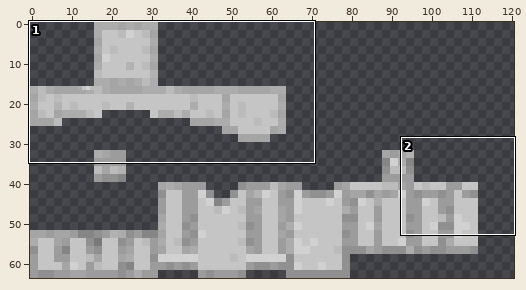
Sprite sheet -- assets/minecraft/optifine/cit/jerseys/base.png. Above, an overview of the earlier version with the close-up marked.
Close-up. Before the commit:
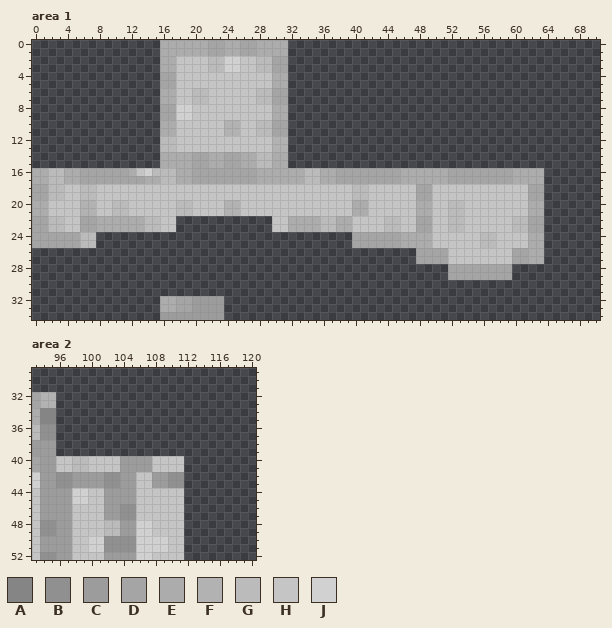
The file is 128x64 pixels. Pixels under 10% opacity are left out. Colours within 5 levels of each other are drawn and written as one. Shown: area 1: x 0..70, y 0..34; area 2: x 93..120, y 29..52. The wide view leaves out empty margins.
Palette (. is transparent): A #858585  B #909090  C #9c9c9c  D #a5a5a5  E #acacac  F #b2b2b2  G #bbbbbb  H #c5c5c5  J #d1d1d1
Pixels before, area 1 (only the part around the change), first column x 0:
 0 ................EEEEEEDDEEDDEEEE.......................................
 1 ................EEEEEEDDEEDDEEEE.......................................
 2 ................EEHHHHGGJJHHGGDD.......................................
 3 ................EEHHHHGGJJHHGGDD.......................................
 4 ................DDHHHHHHHHHHHHEE.......................................
 5 ................DDHHHHHHHHHHHHEE.......................................
 6 ................EEHHGGHHHHHHGGDD.......................................
 7 ................EEHHGGHHHHHHGGDD.......................................
 8 ................DDJJHHHHHHHHHHEE.......................................
 9 ................DDJJHHHHHHHHHHEE.......................................
10 ................EEHHHHHHFFHHGGDD.......................................
11 ................EEHHHHHHFFHHGGDD.......................................
12 ................GGHHHHHHHHHHHHFF.......................................
13 ................GGHHHHHHHHHHHHFF.......................................
14 ................EEEEDDEEDDEEGGEE.......................................
15 ................EEEEDDEEDDEEGGEE.......................................
16 EEGGEEDDDDDDEHJGGGEEDDDDDDDDEEEEEEGGEEDDDDDDDDEEEEEEDDDDDDDDEEEE.......
17 EEGGEEDDDDDDDDEEGGEEDDDDDDDDEEEEEEGGEEDDDDDDDDEEEEEEDDDDDDDDEEEE.......
18 DDGGHHGGHHHHHHHHHHHHHHHHHHHHHHHHHHHHHHHHGGHHHHHHDDHHHHHHHHHHHHDD.......
19 DDGGHHGGHHHHHHHHHHHHHHHHHHHHHHHHHHHHHHHHGGHHHHHHDDHHHHHHHHHHHHDD.......
20 EEHHHHFFHHGGHHHHHHGGHHHHFFHHHHHHHHHHHHHHEEHHHHHHEEHHGGHHHHHHHHEE.......
21 EEHHHHFFHHGGHHHHHHGGHHHHFFHHHHHHHHHHHHHHEEHHHHHHEEHHGGHHHHHHHHEE.......
22 DDGGHHDDEEEEEEGGHH............HHEEEEGGEEHHHHGGHHDDHHGGHHHHHHGGDD.......
23 DDGGHHDDEEEEEEGGHH............HHEEEEGGEEHHHHGGHHDDHHGGHHHHHHGGDD.......
24 DDDDDDGG................................DDDDDDEEEEHHHHHHGGHHHHEE.......
25 DDDDDDGG................................DDDDDDEEEEHHHHHHGGHHHHEE.......
26 ................................................DDDDHHHHHHHHDDEE.......
27 ................................................DDDDHHHHHHHHDDEE.......
28 ....................................................DDDDDDDD...........
29 ....................................................DDDDDDDD...........
30 .......................................................................
31 .......................................................................
32 ................EEDDCCCC...............................................
33 ................EEDDCCCC...............................................
Pixels before, area 2, first column x 93:
32 DFF................
33 DFF................
34 EAA................
35 EAA................
36 GBB................
37 GBB................
38 CCC................
39 CCC................
40 DCCHHGGHHHHCCCCHHHH
41 DCCHHGGHHHHCCCCHHHH
42 JCCBBCCCCBBCCHHCCBB
43 JCCBBCCCCBBCCHHCCBB
44 HCCCCJJHHCCCCHHHHHH
45 HCCCCJJHHCCCCHHHHHH
46 HCCCCHHHHCCBBHHHHHH
47 HCCCCHHHHCCBBHHHHHH
48 HBBCCHHHHGGCCJJHHHH
49 HBBCCHHHHGGCCJJHHHH
50 HCCCCHHJJBBBBJJJJHH
51 HCCCCHHJJBBBBJJJJHH
52 HBBCCHHHHCCCCJJHHHH
Now the later version:
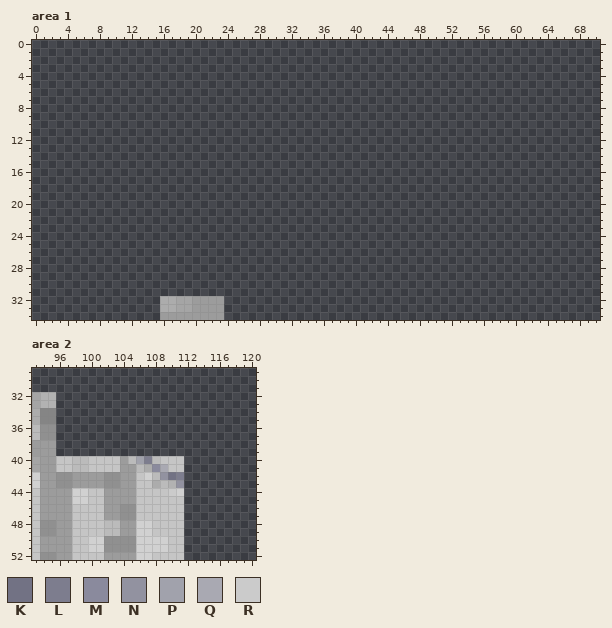
Colours new in this view: K #727284  L #7d7d8e  M #8a8a9d  N #9292a0  P #a1a2ac  Q #a9a9b2  R #cbcbcb
What changed:
Area 1:
y 0..1: x 16..31 EEEEEEDDEEDDEEEE -> ................
y 2..3: x 16..31 EEHHHHGGJJHHGGDD -> ................
y 4..5: x 16..31 DDHHHHHHHHHHHHEE -> ................
y 6..7: x 16..31 EEHHGGHHHHHHGGDD -> ................
y 8..9: x 16..31 DDJJHHHHHHHHHHEE -> ................
y 10..11: x 16..31 EEHHHHHHFFHHGGDD -> ................
y 12..13: x 16..31 GGHHHHHHHHHHHHFF -> ................
y 14..15: x 16..31 EEEEDDEEDDEEGGEE -> ................
y 16: x 0..63 EEGGEEDDDDDDEHJGGGEEDDDDDDDDEEEEEEGGEEDDDDDDDDEEEEEEDDDDDDDDEEEE -> ................................................................
y 17: x 0..63 EEGGEEDDDDDDDDEEGGEEDDDDDDDDEEEEEEGGEEDDDDDDDDEEEEEEDDDDDDDDEEEE -> ................................................................
y 18..19: x 0..63 DDGGHHGGHHHHHHHHHHHHHHHHHHHHHHHHHHHHHHHHGGHHHHHHDDHHHHHHHHHHHHDD -> ................................................................
y 20..21: x 0..63 EEHHHHFFHHGGHHHHHHGGHHHHFFHHHHHHHHHHHHHHEEHHHHHHEEHHGGHHHHHHHHEE -> ................................................................
y 22..23: x 0..17 DDGGHHDDEEEEEEGGHH -> ..................; x 30..63 HHEEEEGGEEHHHHGGHHDDHHGGHHHHHHGGDD -> ..................................
y 24..25: x 0..7 DDDDDDGG -> ........; x 40..63 DDDDDDEEEEHHHHHHGGHHHHEE -> ........................
y 26..27: x 48..63 DDDDHHHHHHHHDDEE -> ................
y 28..29: x 52..59 DDDDDDDD -> ........
Area 2:
y 40: x 105..108 CCCH -> GPLG
y 41: x 106..109 CCHH -> GEMQ
y 42: x 107..111 HCCBB -> JGNKL
y 43: x 108..111 CCBB -> EGFN
y 44: x 110..111 HH -> RJ
Changed places in both close-ups, as pixel boxes (x1, y1, x2, y2):
erased: (32, 40, 544, 280)
changed: (128, 456, 184, 496)
